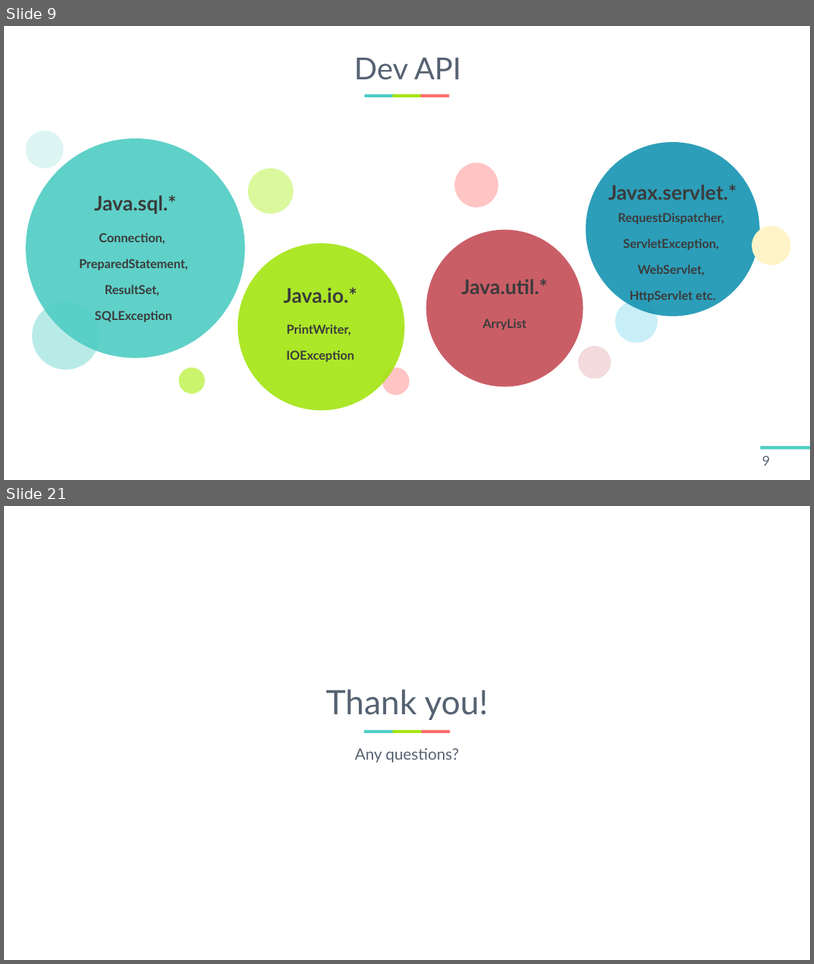
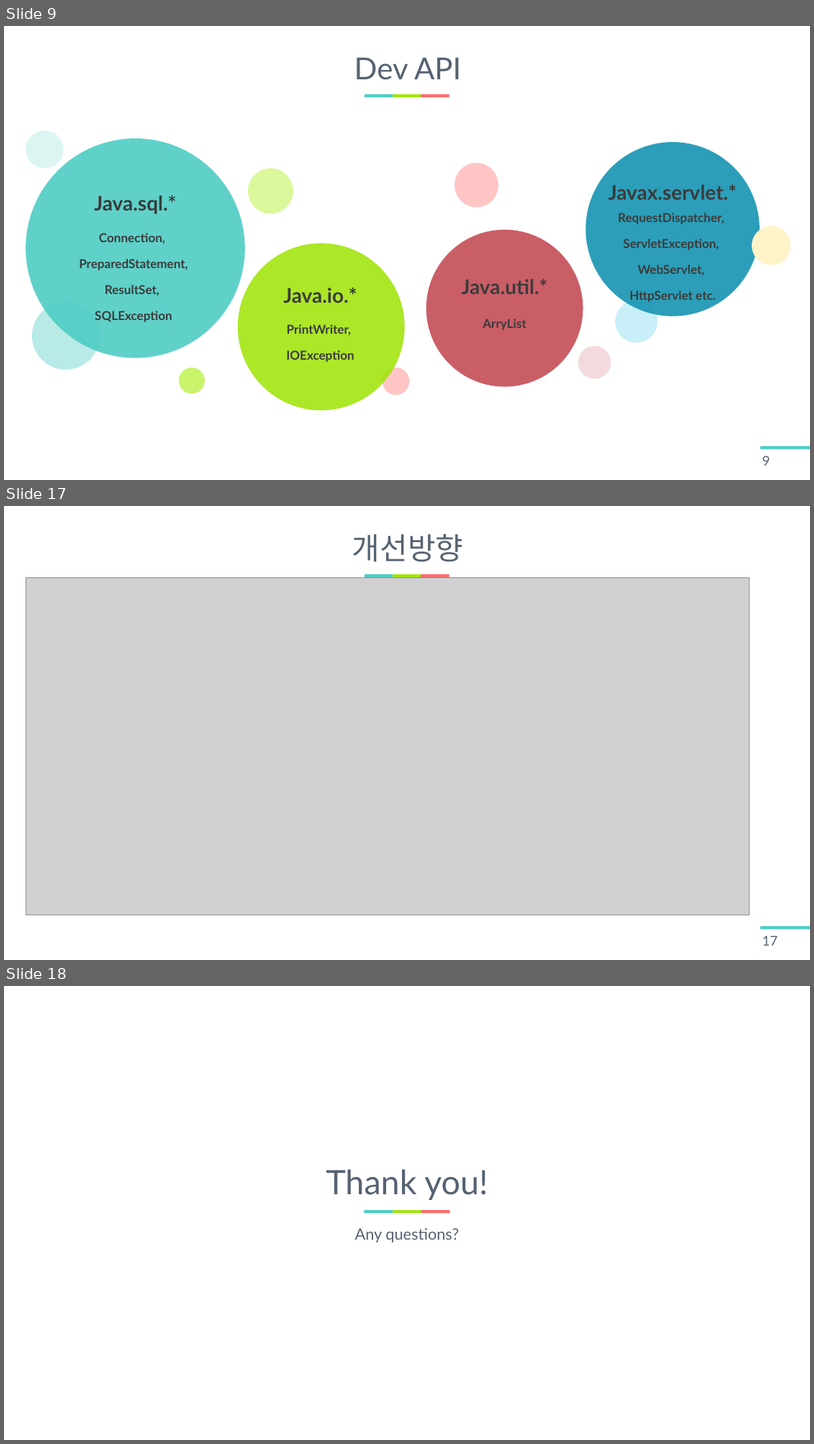
Before and after one commit to LouisKisaragi/BB-Bank, a slide deck: report/BB PANK 발표자료.pptx. Shown one above the other, each under a label of ours: slides 9 and 21 before the commit, slides 9, 17 and 18 after it; the slides between them are not shown. The pictures are 814x964 and 814x1444 pixels, drawn with LibreOffice and Linux fonts; fonts in the diff are those of the drawing; grey boxes stand for pictures. Boxes give left, top, right and bottom in pixels: in the first picture for what was removed or moved away, otherwise in the second. Text is boxed around its words. In the diff, an @@ line names an element or a change of style, - is before the commit and + after.

```diff
--- a/report/BB PANK 발표자료.pptx
+++ b/report/BB PANK 발표자료.pptx
@@ slide 17 added at [4,506,810,960], background #FFFFFF; not listed: 4 template elements that a slide beside it also shows @@
@@ title added at [352,534,464,562], 54 pt, text #556272 @@
+개선방향
@@ picture added at [26,578,749,914] @@
@@ page number added at [763,935,779,945], 24 pt, text #556272 @@
+17
@@ what was slide 21 is now slide 18 @@
```
Also in this commit, not shown: 8 slides changed, 4 other slides added, 8 slides removed, 1 other file.
